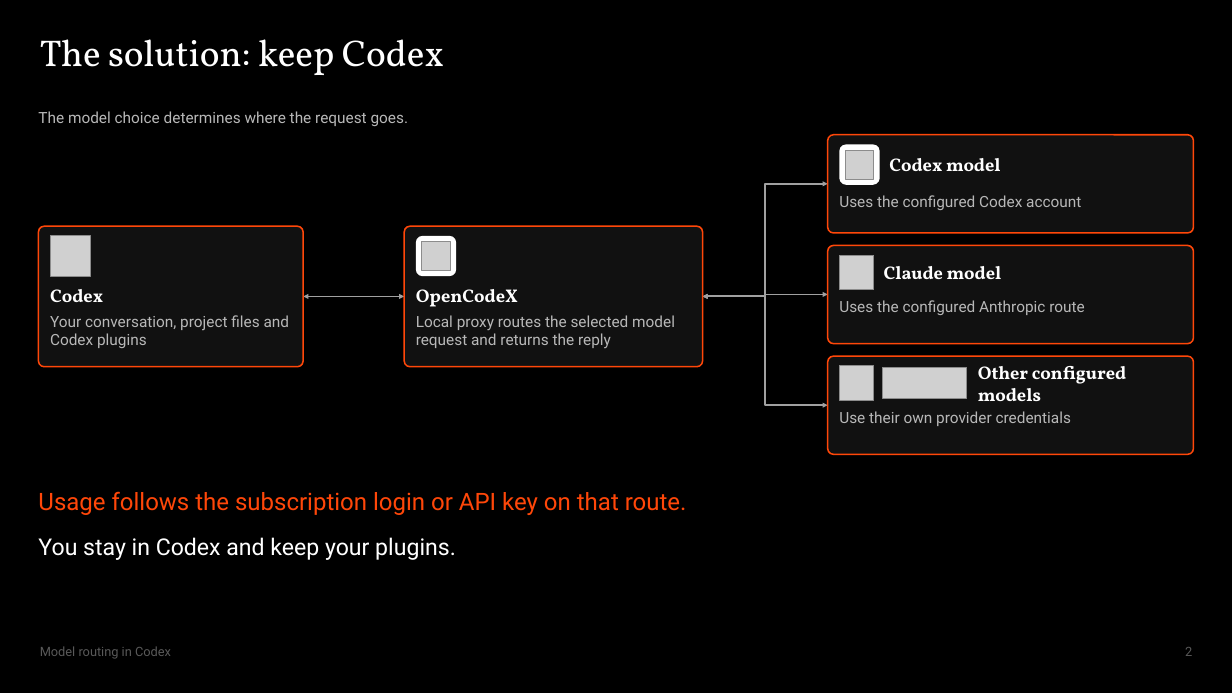
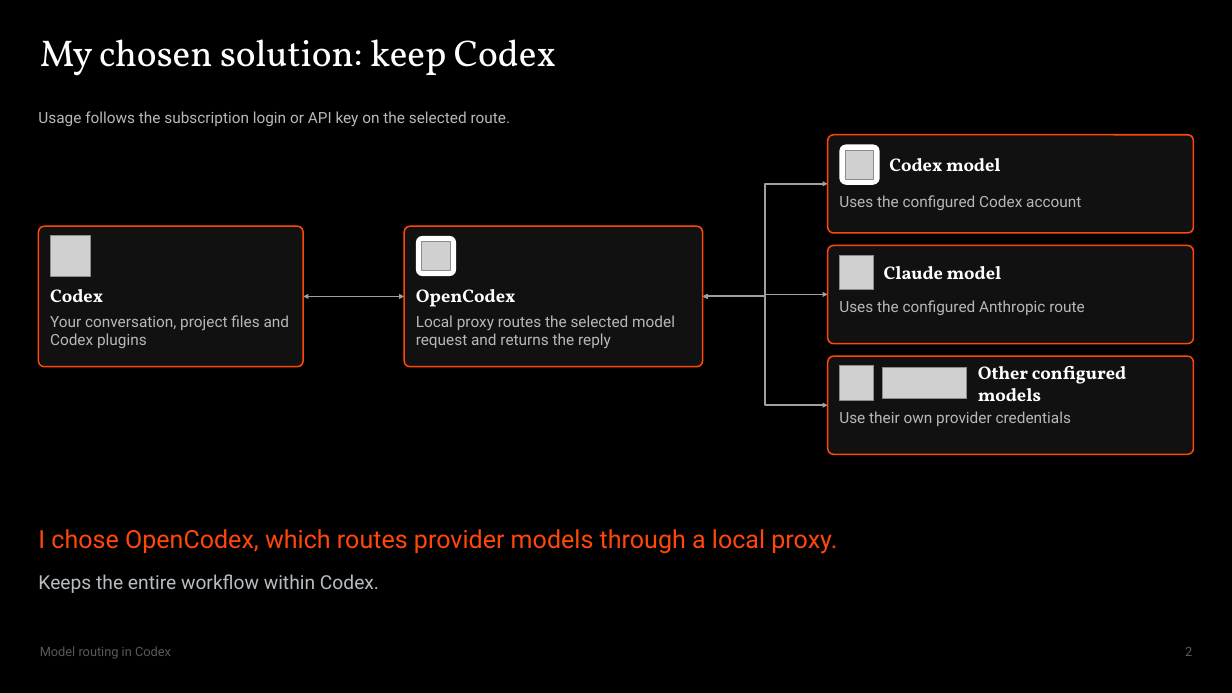
Before and after one commit to Max-FM/RDP-Train-the-Trainer-Workshop-2026, a slide deck: slide 2 of presentation/model-routing.pptx. Drawn at 1232x693 pixels with LibreOffice and Linux fonts; fonts in the diff are those of the drawing; grey boxes stand for pictures. Boxes give left, top, right and bottom in pixels: in the first picture for what was removed or moved away, otherwise in the second. Text is boxed around its words. In the diff, an @@ line names an element or a change of style, - is before the commit and + after.

```diff
--- a/presentation/model-routing.pptx
+++ b/presentation/model-routing.pptx
@@ title at bbox=[40, 39, 556, 76]: text changed @@
-The solution: keep Codex
+My chosen solution: keep Codex
@@ text at bbox=[38, 111, 511, 127]: text changed @@
-The model choice determines where the request goes.
+Usage follows the subscription login or API key on the selected route.
@@ text at bbox=[416, 289, 516, 307]: text changed @@
-OpenCodeX
+OpenCodex
@@ text at bbox=[38, 529, 837, 554]: text changed; size 18.8 to 19.5 pt @@
-Usage follows the subscription login or API key on that route.
+I chose OpenCodex, which routes provider models through a local proxy.
@@ text removed at bbox=[38, 537, 456, 560] @@
-You stay in Codex and keep your plugins.
@@ text added at bbox=[38, 574, 379, 593], 15 pt, text #B8BDC2 @@
+Keeps the entire workflow within Codex.
```
Also in this commit, not shown: 4 other slides changed, 10 other files.
